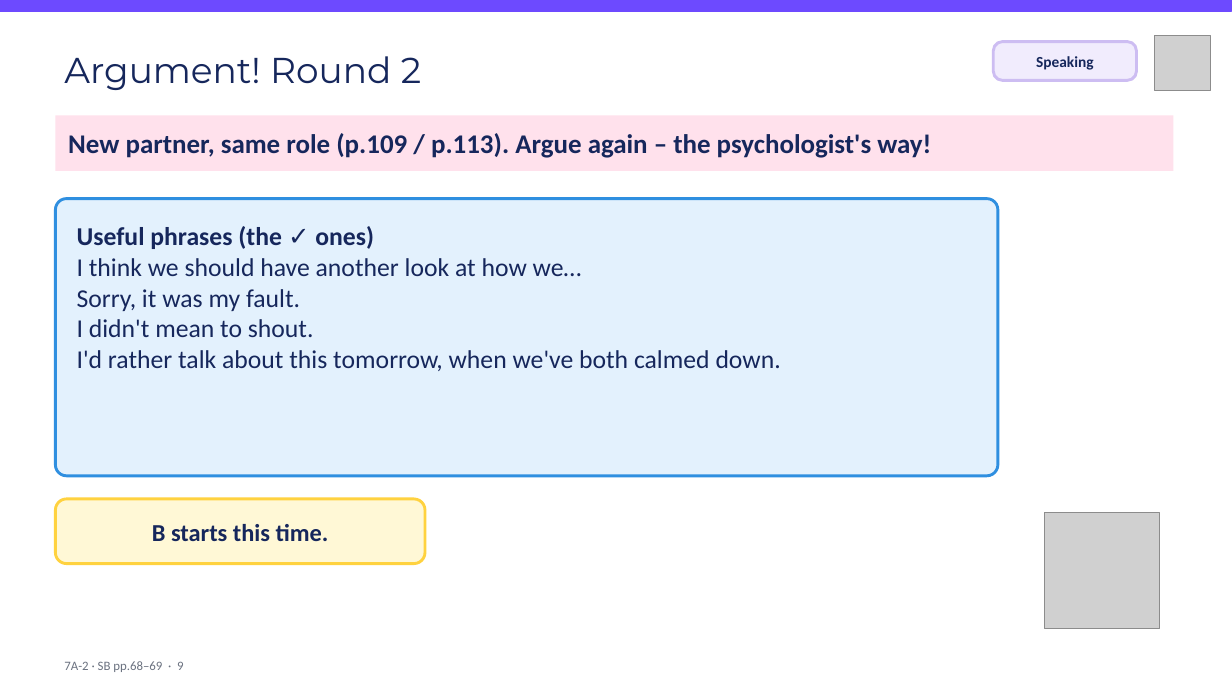
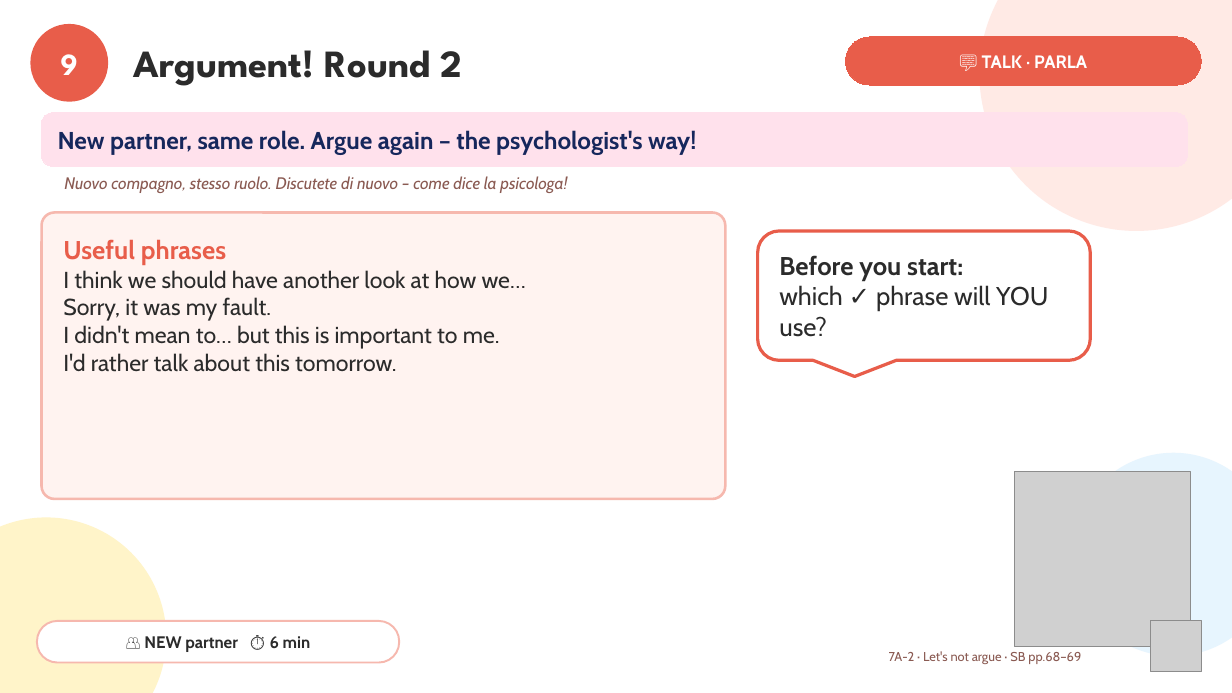
Before and after one commit to londonlanguageschool/Bagheria-, a slide deck: slide 9 of materials/B2/B2_7A-2_Lets_not_argue_2.pptx. Drawn at 1232x693 pixels with LibreOffice and Linux fonts; fonts in the diff are those of the drawing; grey boxes stand for pictures. Boxes give left, top, right and bottom in pixels: in the first picture for what was removed or moved away, otherwise in the second. Text is boxed around its words. In the diff, an @@ line names an element or a change of style, - is before the commit and + after.

```diff
--- a/materials/B2/B2_7A-2_Lets_not_argue_2.pptx
+++ b/materials/B2/B2_7A-2_Lets_not_argue_2.pptx
@@ rectangle removed at bbox=[0, 0, 1232, 11] @@
@@ ellipse added at bbox=[32, 26, 106, 100], fill #E85D4A, outline #E85D4A 3 pt, 24 pt, text #FFFFFF, bold @@
+9
@@ text "Argument! Round 2": place and size @@
-text "Argument! Round 2" at bbox=[64, 56, 421, 90]
+text "Argument! Round 2" at bbox=[134, 50, 463, 86]
@@ text "Argument! Round 2" at bbox=[134, 50, 463, 86]: size 28 to 30 pt, font Montserrat to League Spartan, text colour #16275C to #2B2B2B, bold on @@
@@ ellipse added at bbox=[980, 0, 1232, 231], fill #FFE3DD at 75% opacity @@
@@ rounded rectangle added at bbox=[846, 37, 1202, 85], fill #E85D4A, outline #E85D4A 0.75 pt, 14 pt, text #FFFFFF, bold @@
+💬 TALK · PARLA
@@ rounded rectangle removed at bbox=[994, 42, 1137, 80] @@
-Speaking
@@ rounded rectangle "New partner, same role. Argue ...": place and size @@
-rounded rectangle "New partner, same role. Argue ..." at bbox=[55, 116, 1174, 171]
+rounded rectangle "New partner, same role. Argue ..." at bbox=[42, 113, 1188, 166]
@@ rounded rectangle "New partner, same role. Argue ..." at bbox=[42, 113, 1188, 166]: rectangle to rounded rectangle; outline none to #FFE1EC 0.75 pt @@
@@ text in rounded rectangle at bbox=[58, 130, 696, 155]: text changed; size 21 to 19 pt; font Calibri to Cabin @@
-New partner, same role (p.109 / p.113). Argue again – the psychologist's way!
+New partner, same role. Argue again – the psychologist's way!
@@ text added at bbox=[64, 176, 567, 193], 13 pt, text #8A5A52, italic @@
+Nuovo compagno, stesso ruolo. Discutete di nuovo – come dice la psicologa!
@@ rounded rectangle "Useful phrases": place and size @@
-rounded rectangle "Useful phrases" at bbox=[55, 199, 998, 476]
+rounded rectangle "Useful phrases" at bbox=[42, 213, 726, 499]
@@ rounded rectangle "Useful phrases" at bbox=[42, 213, 726, 499]: fill #E3F1FD to #FFF3F0; outline #2F8FE0 2.25 pt to #F6B8AE 2 pt; proportions changed @@
@@ text in rounded rectangle at bbox=[63, 239, 226, 265]: text changed; font Calibri to Cabin; text colour #16275C to #E85D4A @@
-Useful phrases (the ✓ ones)
+Useful phrases
@@ rounded speech box added at bbox=[758, 231, 1091, 360], fill #FFFFFF, outline #E85D4A 2.5 pt, 20 pt, text #2B2B2B @@
+Before you start:
+which ✓ phrase will YOU use?
@@ text in rounded rectangle at bbox=[63, 270, 526, 321]: size 20 to 18 pt, font Calibri to Cabin, text colour #16275C to #2B2B2B in "I think we should have another look ...", "Sorry, it was my fault." @@
@@ text in rounded rectangle at bbox=[63, 325, 500, 372]: text changed; size 20 to 18 pt; font Calibri to Cabin; text colour #16275C to #2B2B2B @@
-I didn't mean to shout.
-I'd rather talk about this tomorrow, when we've both calmed down.
+I didn't mean to… but this is important to me.
+I'd rather talk about this tomorrow.
@@ picture added at bbox=[1015, 471, 1190, 647] @@
@@ ellipse added at bbox=[1072, 453, 1232, 656], fill #E0F2FE at 75% opacity @@
@@ ellipse added at bbox=[0, 518, 166, 693], fill #FFF1B8 at 75% opacity @@
@@ picture removed at bbox=[1044, 513, 1160, 628] @@
@@ rounded rectangle "👥 NEW partner ⏱ 6 ...": place and size @@
-rounded rectangle "👥 NEW partner ⏱ 6 ..." at bbox=[55, 499, 425, 564]
+rounded rectangle "👥 NEW partner ⏱ 6 ..." at bbox=[37, 621, 399, 663]
@@ rounded rectangle "👥 NEW partner ⏱ 6 ..." at bbox=[37, 621, 399, 663]: fill #FFF8D6 to #FFFFFF; outline #FFD23F 2.25 pt to #F6B8AE 1.5 pt; proportions changed @@
@@ picture: place and size @@
-picture at bbox=[1155, 35, 1211, 91]
+picture at bbox=[1151, 621, 1202, 672]
@@ text in rounded rectangle at bbox=[144, 636, 311, 652]: text changed; size 19 to 13 pt; font Calibri to Cabin; text colour #16275C to #2B2B2B @@
-B starts this time.
+👥 NEW partner ⏱ 6 min
@@ text at bbox=[889, 651, 1081, 664]: text changed; font Calibri to Cabin; text colour #6B7280 to #8A5A52 @@
-7A-2 · SB pp.68–69 · 9
+7A-2 · Let's not argue · SB pp.68–69
```
Also in this commit, not shown: 10 other slides changed, 9 slides added, 12 slides removed, 27 other files.
